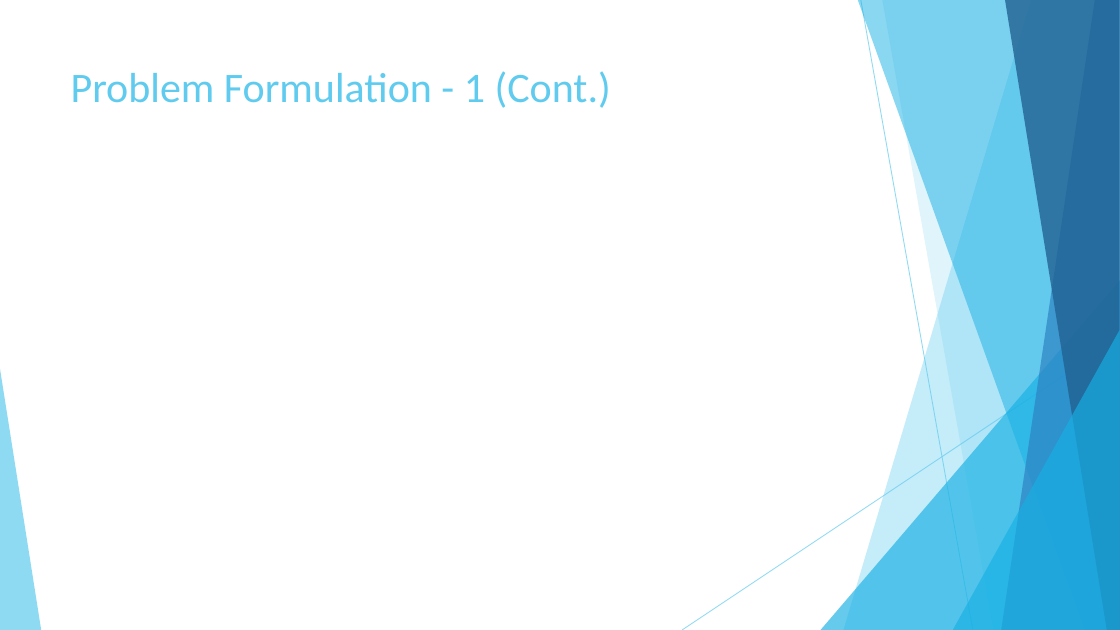
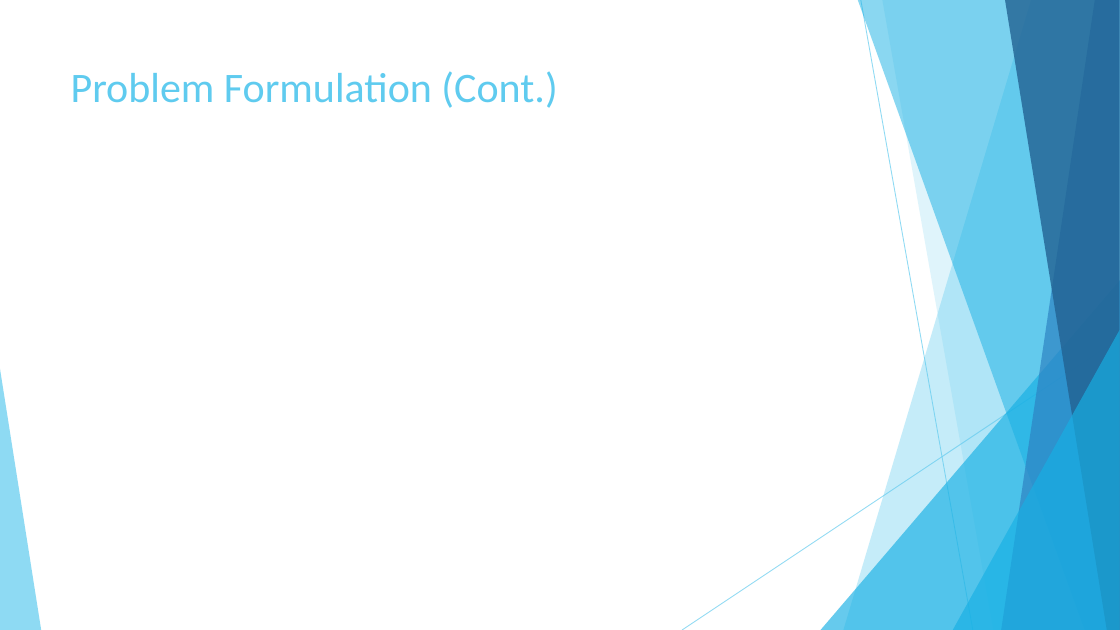
Before and after one commit to AbdullahAlZoabi/Drug-Target-Interaction-Prediction, a slide deck: slide 8 of Drug-Target Interaction Prediction.pptx. Drawn at 1120x630 pixels with LibreOffice and Linux fonts; fonts in the diff are those of the drawing; grey boxes stand for pictures. Boxes give left, top, right and bottom in pixels: in the first picture for what was removed or moved away, otherwise in the second. Text is boxed around its words. In the diff, an @@ line names an element or a change of style, - is before the commit and + after.

```diff
--- a/Drug-Target Interaction Prediction.pptx
+++ b/Drug-Target Interaction Prediction.pptx
@@ title at [71,71,557,108]: text changed @@
-Problem Formulation - 1 (Cont.)
+Problem Formulation (Cont.)
```
Also in this commit, not shown: 9 other slides changed, 6 slides added, 5 other files.
